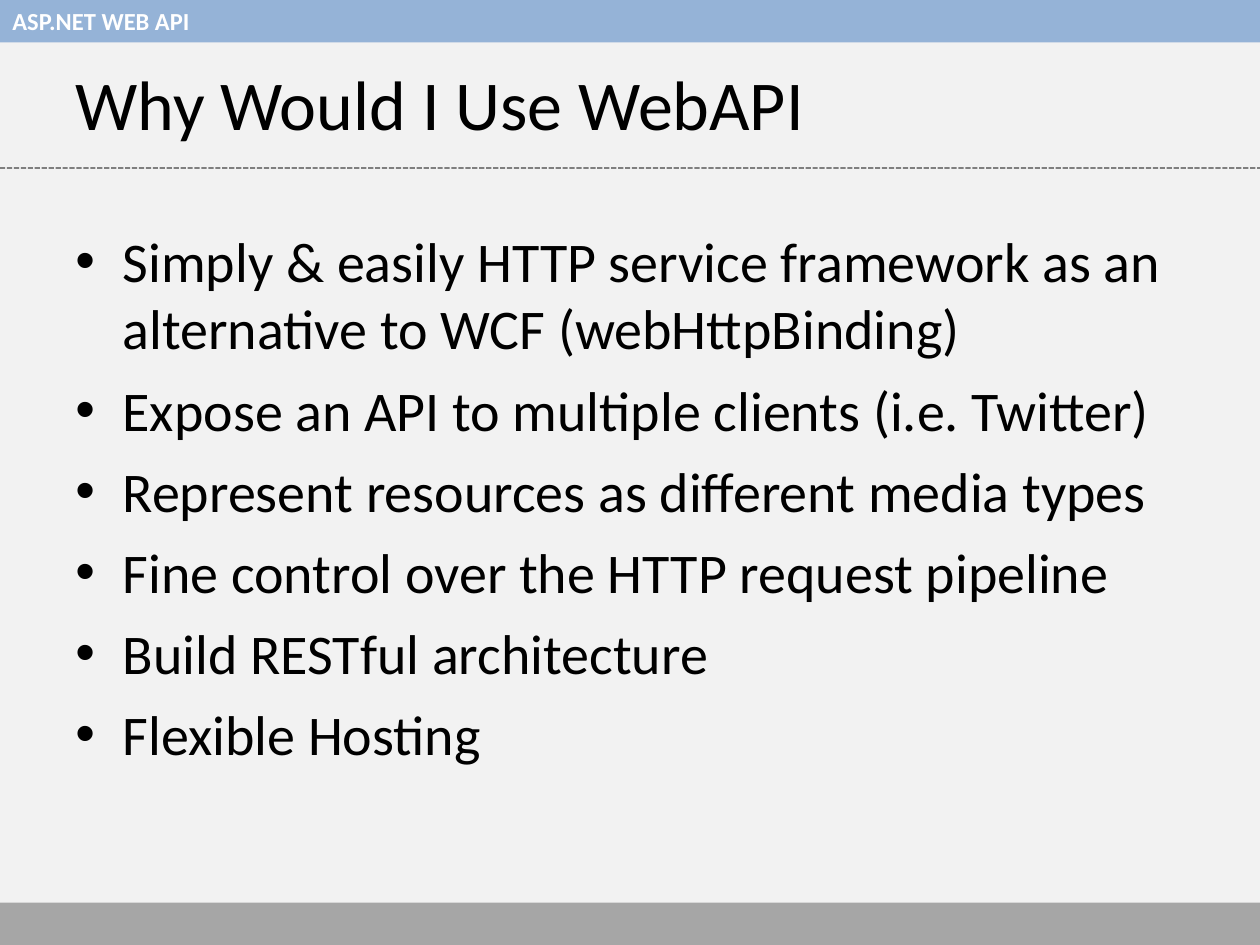
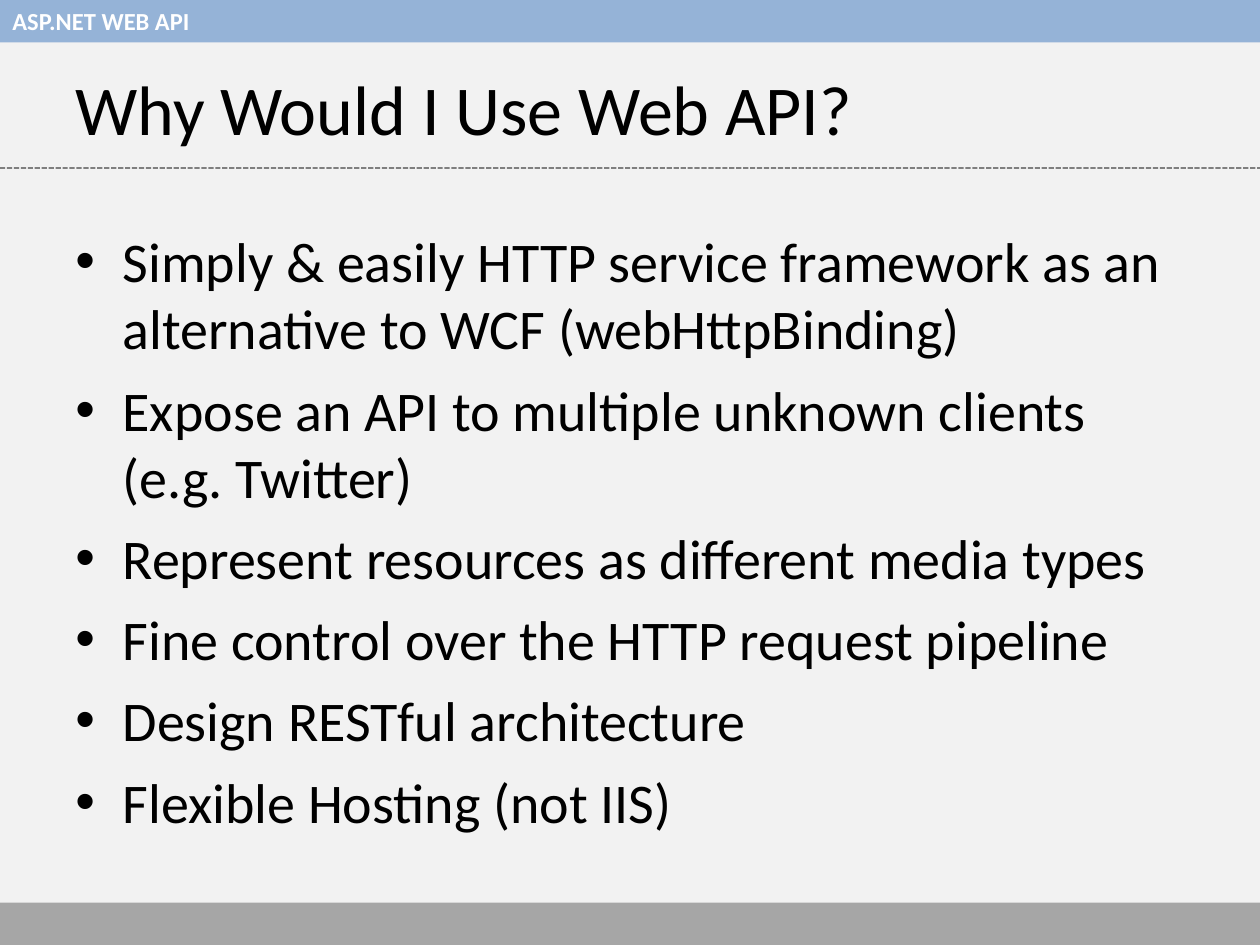
Before and after one commit to thaslam/hartford-code-camp-5, a slide deck: slide 4 of web-api-presentation.ppt. Drawn at 1260x945 pixels with LibreOffice and Linux fonts; fonts in the diff are those of the drawing. Boxes give left, top, right and bottom in pixels: in the first picture for what was removed or moved away, otherwise in the second. Text is boxed around its words. In the diff, an @@ line names an element or a change of style, - is before the commit and + after.

```diff
--- a/web-api-presentation.ppt
+++ b/web-api-presentation.ppt
@@ title at (76,86,852,147): text changed @@
-Why Would I Use WebAPI
+Why Would I Use Web API?
@@ text at (123,392,1086,508): text changed @@
-• Expose an API to multiple clients (i.e. Twitter)
+• Expose an API to multiple unknown clients (e.g. Twitter)
@@ text at (123,702,746,833): text changed @@
-• Build RESTful architecture
-• Flexible Hosting
+• Design RESTful architecture
+• Flexible Hosting (not IIS)
```
Also in this commit, not shown: 7 other slides changed, 1 slide added.
